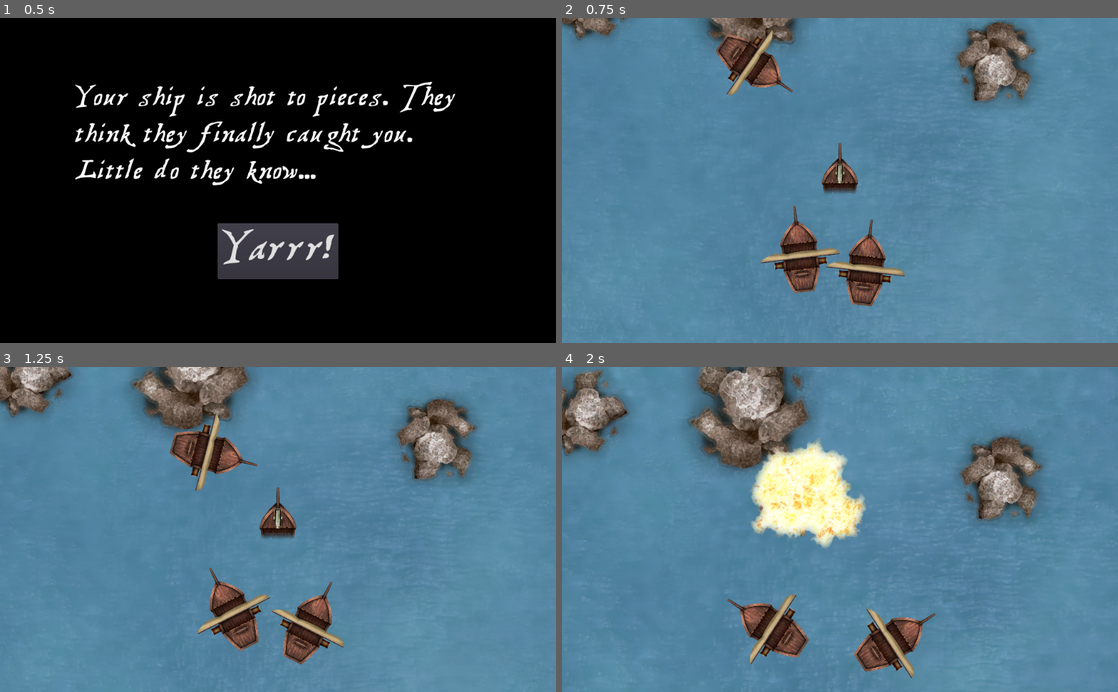
Above: before the commit, frames 1-4 (two rows, left to right).
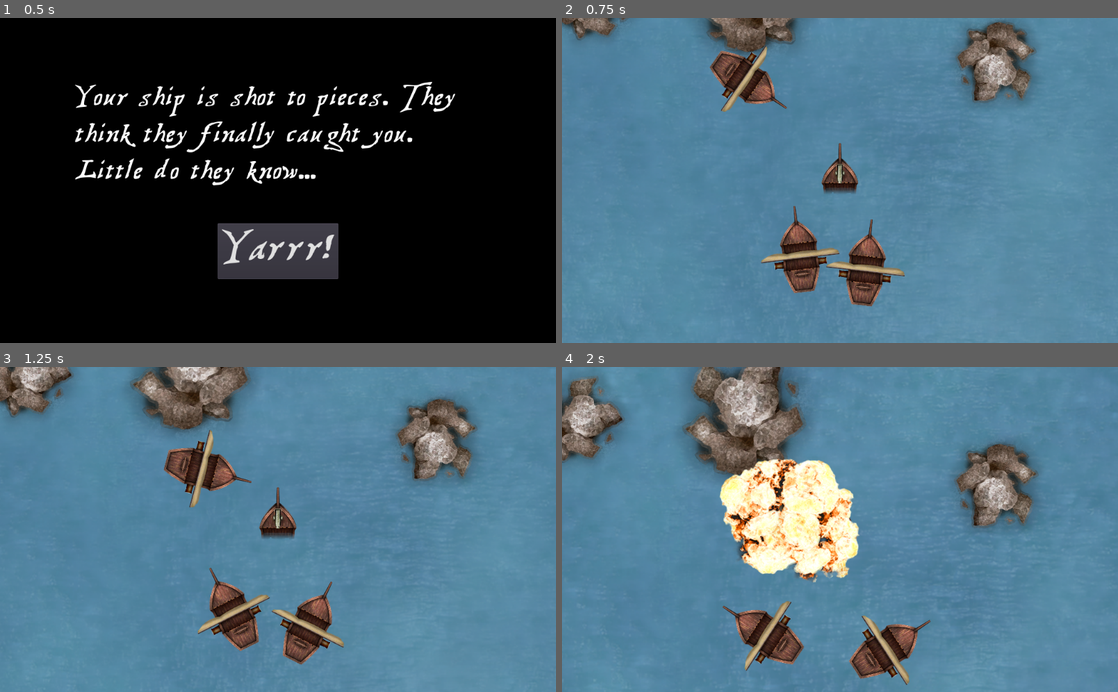
Above: after the commit, the same moments.

Repository: HedgeLizards/grappling
Game: Godot game, scene res://scenes/Menu.tscn
The game is run twice, just before and just after one commit, with the same random seed, the same clock (stepped at 60 frames per second) and the same inputs. Sound files missing from this copy of the repository are replaced by a short silence.
Inputs (mouse positions are in pixels of both pictures, inside the frame that each line leads up to):
- Up to frame 1 (0.5 s): no input
- Up to frame 2 (0.75 s): click "Yarrr!" at 0.5 s
- Up to frame 3 (1.25 s): no input
- Up to frame 4 (2 s): move the mouse to (962, 513) at 1.27 s; tap H (hunt) at 1.35 s; click (962, 513) at 1.42 s

Frame 1 is identical in both runs. In frame 2, 1.9% of the frame differs, in the area x 26-42%, y 3-29%; in frame 3, 1.9%; in frame 4, 18%, in the area x 0-97%, y 0-98%.

Commit message:
ships can't go through rocks

Diff:
--- a/scripts/Environment.gd
+++ b/scripts/Environment.gd
@@ -10,6 +10,7 @@
 
 # Called when the node enters the scene tree for the first time.
 func _ready():
+	randomize()
 	for i in range(nrocks):
 		var rock = Rocks[i%len(Rocks)].instance()
 		rock.position.x = rand_range($Sea.margin_left, $Sea.margin_right)
--- a/scripts/Ship.gd
+++ b/scripts/Ship.gd
@@ -43,7 +43,7 @@
 	if Input.is_action_just_pressed("idle"):
 		hunting = false
 	rotation += drot * delta
-	move_local_y(-delta * speed)
+	move_and_slide(Vector2(0, -speed).rotated(rotation))
 
 func turn_towards(angle, accuracy):
 	if rad_gt(angle, accuracy):
